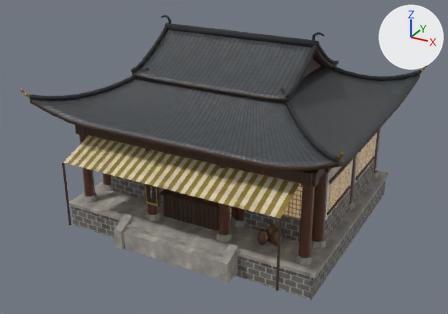
What one commit did to the glTF model godot/assets/environment/shophouse_c.glb.
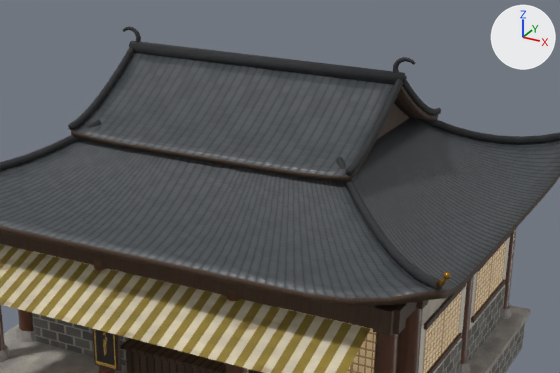
There are two pictures of each version: one whole from a camera (50 mm lens) standing at (11.75, -23.17, 12.95) and looking at (-0.17, -1.49, 2.11), one close up on the part from 21% to 90% of the width and 0% to 66% of the height. The axes (+X, +Y, +Z) are drawn at upper right. The lights are the same throughout. The older version's two pictures come first. Objects named as collision shapes, trigger or cutter boxes, shadow casters or lower levels of detail are left out. Vertices at exactly the same position are counted once.

Objects in the first close-up: 'Awning', 'Counter', 'Shop3Beams', 'Shop3Columns', 'Shop3Dado', 'Shop3Gable', 'Shop3GableRidge', 'Shop3Lattice', 'Shop3LowerRoof', 'Shop3LowerRoofRidges', 'Shop3PodiumCap', 'Shop3Walls' and 7 more.
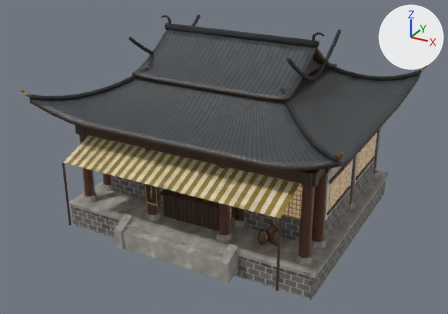
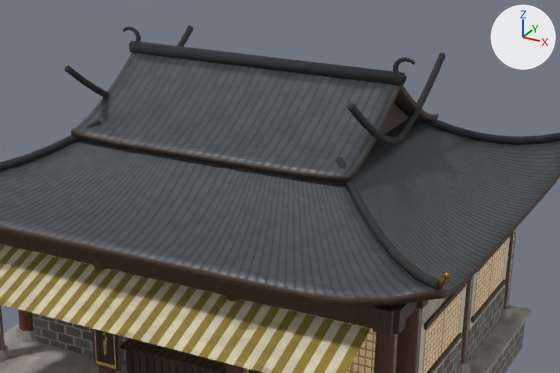
Diff of the bpy script that builds the scene:
```diff
--- a/godot/assets/environment/shophouse_c.glb.py
+++ b/godot/assets/environment/shophouse_c.glb.py
@@ me_shop3gableridge @@
 # used by ob_shop3gableridge; location = (0.0, 0.0, 0.0)
-me_shop3gableridge.from_pydata(...)  # 424 vertices, 820 faces; spans x -3.75..3.75, y -3.35..2.05, z 5.88..7.78
+me_shop3gableridge.from_pydata(...)  # 412 vertices, 804 faces; spans x -3.75..3.75, y -3.39..2.09, z 5.88..7.78
+# me_shop3gableridge part 1
+# 42 vertices are removed from x -3.5..3.5, y -0.7..2.05, z 5.88..7.38
+# 112 faces are deleted
+# 174 vertices move from x -3.5..3.5, y -3.35..1.72, z 5.88..7.38 to x -3.5..3.5, y -3.39..1.75, z 5.88..7.38
+# 13 vertices are added at x -3.5..3.5, y -3.39..-0.01, z 5.94..7.38
+# 6 new vertices lie (0.0, 0.34, 0.24) away from vertices in x -3.5..3.5, y -0.02..0.33, z 6.57..6.81
+# 6 new vertices lie (0.0, 0.33, 0.24) away from vertices in x -3.5..3.5, y 0.05..0.4, z 6.68..6.92
+# 5 new vertices lie (0.0, -0.34, -0.15) away from vertices in x 3.38..3.5, y 1.68..1.72, z 5.94..6.06
+# 96 new faces join them
+# me_shop3gableridge part 2: 304 kept faces spanning x -3.5..3.5, y -3.39..1.75, z 5.88..7.38 get new texture (UV) coordinates
 me_shop3gableridge.materials.append(mat_town_ridge)
```

Where the change shows, as pixel boxes (x1, y1, x2, y2) in the close-ups (560 x 373 px; the box of a moved part takes in the faces that stretch with it):
'Shop3GableRidge', reshaped (20% shorter): before (68, 27, 441, 176); after (64, 25, 445, 144)
part 1 of me_shop3gableridge, moved or reshaped: before (345, 80, 441, 176); after (182, 25, 445, 134)
part 2 of me_shop3gableridge, surface changed: before (68, 47, 437, 175); after (64, 37, 440, 142)
